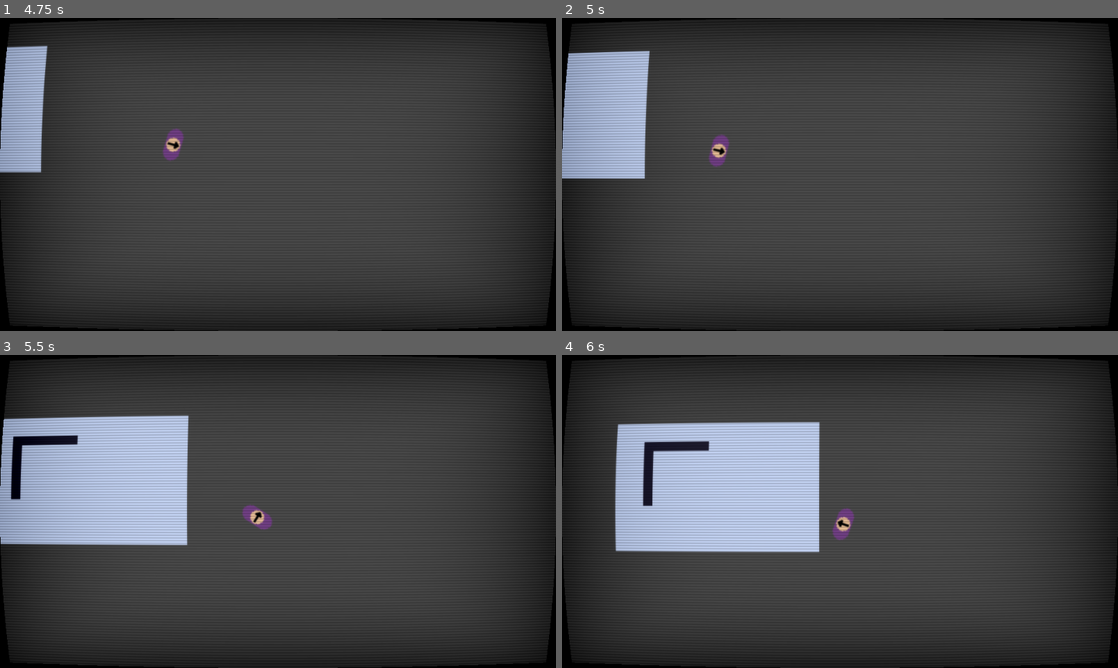
Above: before the commit, frames 1-4 (two rows, left to right).
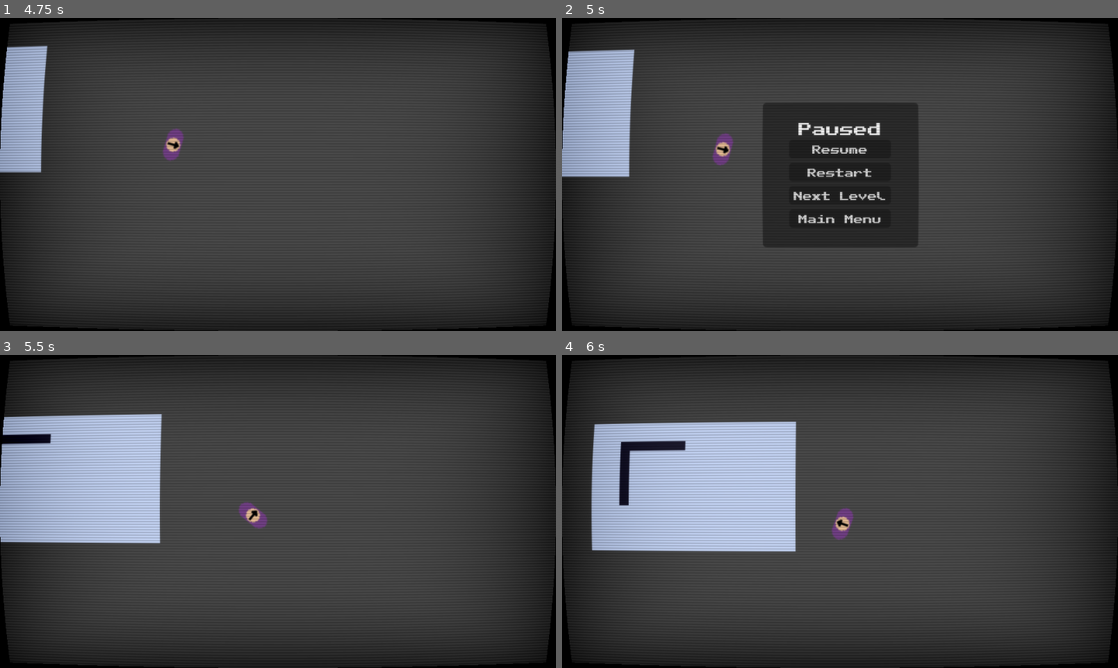
Above: after the commit, the same moments.

Repository: callumrann/gmtk-jam
Game: Godot game, scene res://scenes/main.tscn
Same seed, same stepped clock (60 frames per second), same inputs: the game is played once before the commit and once after it. Sound files missing from this copy of the repository are replaced by a short silence.
Inputs (mouse positions are in pixels of both pictures, inside the frame that each line leads up to):
- Up to frame 1 (4.75 s): click "Continue" at 0.5 s; move the mouse to (400, 158) at 1.27 s; hold D (move_right) 1.28-2.03 s; move the mouse to (166, 190) at 2.02 s; hold S (move_down) 2.03-2.78 s; move the mouse to (333, 105) at 2.77 s; hold D (move_right) 2.78-3.53 s; move the mouse to (250, 237) at 3.52 s; hold W (move_up) 3.53-4.28 s; move the mouse to (444, 221) at 4.27 s; hold A (move_left) from 4.28 s (still down)
- Up to frame 2 (5 s): keep holding A (move_left); tap Escape (pause) at 4.9 s
- Up to frame 3 (5.5 s): release A (move_left) at 5 s; click (278, 486) at 5 s, where only the run after the commit has a clickable "Resume"
- Up to frame 4 (6 s): move the mouse to (673, 464) at 5.77 s; hold A (move_left) from 5.78 s (still down)

Frame 1 is identical in both runs. In frame 2, 14% of the frame differs, in the area x 0-65%, y 10-74%; in frame 3, 3.4%; in frame 4, 4.9%.

Commit message:
feat: add pause menu with functioning buttons (besides restart)

Diff:
--- a/scenes/levels/levels_loader.tscn
+++ b/scenes/levels/levels_loader.tscn
@@ -1,8 +1,12 @@
 [gd_scene format=3 uid="uid://by0fqjhloenay"]
 
 [ext_resource type="Script" uid="uid://do5rw0ria2t3d" path="res://scripts/levels/levels_loader.gd" id="1_4vcrw"]
+[ext_resource type="Theme" uid="uid://ck2dij0t8alec" path="res://assets/themes/main.tres" id="2_vmewy"]
+
+[sub_resource type="Theme" id="Theme_bj081"]
 
 [node name="LevelsLoader" type="Node2D" unique_id=2094749137]
+process_mode = 3
 script = ExtResource("1_4vcrw")
 
 [node name="UI" type="Node2D" parent="." unique_id=2017187425]
@@ -14,5 +18,67 @@
 [node name="LevelCompleteMenu" type="CanvasLayer" parent="UI" unique_id=1837822900]
 
 [node name="PauseMenu" type="CanvasLayer" parent="UI" unique_id=1422244254]
+visible = false
+
+[node name="Control" type="Control" parent="UI/PauseMenu" unique_id=1976877116]
+layout_mode = 3
+anchors_preset = 15
+anchor_right = 1.0
+anchor_bottom = 1.0
+grow_horizontal = 2
+grow_vertical = 2
+
+[node name="PanelContainer" type="PanelContainer" parent="UI/PauseMenu/Control" unique_id=1909420252]
+layout_mode = 1
+anchors_preset = 8
+anchor_left = 0.5
+anchor_top = 0.5
+anchor_right = 0.5
+anchor_bottom = 0.5
+offset_left = -67.5
+offset_top = -62.5
+offset_right = 67.5
+offset_bottom = 62.5
+grow_horizontal = 2
+grow_vertical = 2
+
+[node name="VBoxContainer" type="VBoxContainer" parent="UI/PauseMenu/Control/PanelContainer" unique_id=382634211]
+layout_mode = 2
+size_flags_horizontal = 4
+size_flags_vertical = 4
+theme = SubResource("Theme_bj081")
+alignment = 1
+
+[node name="Paused" type="Label" parent="UI/PauseMenu/Control/PanelContainer/VBoxContainer" unique_id=1671768171]
+layout_mode = 2
+theme = ExtResource("2_vmewy")
+text = "Paused"
+horizontal_alignment = 1
+
+[node name="Resume" type="Button" parent="UI/PauseMenu/Control/PanelContainer/VBoxContainer" unique_id=949905481 groups=["Button"]]
+layout_mode = 2
+theme = ExtResource("2_vmewy")
+text = "Resume"
+
+[node name="Restart" type="Button" parent="UI/PauseMenu/Control/PanelContainer/VBoxContainer" unique_id=1946397870 groups=["Button"]]
+layout_mode = 2
+theme = ExtResource("2_vmewy")
+text = "Restart"
+
+[node name="NextLevel" type="Button" parent="UI/PauseMenu/Control/PanelContainer/VBoxContainer" unique_id=1033192015 groups=["Button"]]
+layout_mode = 2
+theme = ExtResource("2_vmewy")
+text = "Next Level"
+
+[node name="MainMenu" type="Button" parent="UI/PauseMenu/Control/PanelContainer/VBoxContainer" unique_id=1220068813 groups=["Button"]]
+layout_mode = 2
+theme = ExtResource("2_vmewy")
+text = "Main Menu"
 
 [node name="LevelContainer" type="Node2D" parent="." unique_id=277064604]
+process_mode = 1
+
+[connection signal="pressed" from="UI/PauseMenu/Control/PanelContainer/VBoxContainer/Resume" to="." method="_on_resume_pressed"]
+[connection signal="pressed" from="UI/PauseMenu/Control/PanelContainer/VBoxContainer/Restart" to="." method="_on_restart_pressed"]
+[connection signal="pressed" from="UI/PauseMenu/Control/PanelContainer/VBoxContainer/NextLevel" to="." method="_on_next_level_pressed"]
+[connection signal="pressed" from="UI/PauseMenu/Control/PanelContainer/VBoxContainer/MainMenu" to="." method="_on_main_menu_pressed"]
--- a/scenes/main.tscn
+++ b/scenes/main.tscn
@@ -11,6 +11,7 @@
 center_offset = Vector3(480, 270, 0)
 
 [node name="Main" type="Node2D" unique_id=485929088]
+process_mode = 3
 script = ExtResource("1_o5qli")
 
 [node name="SubViewportContainer" type="SubViewportContainer" parent="." unique_id=1199087407]
--- a/scripts/levels/levels_loader.gd
+++ b/scripts/levels/levels_loader.gd
@@ -1,4 +1,8 @@
 extends Node2D
+
+'''
+====== Level Loading ======
+'''
 
 @onready var level_container: Node2D = $"LevelContainer"
 
@@ -23,3 +27,39 @@
 
 	var new_level = load(levels[level- 1]).instantiate()
 	level_container.add_child(new_level)
+
+'''
+====== Pause Screen ======
+'''
+
+@onready var pause_menu: CanvasLayer = $"UI/PauseMenu"
+
+func _unhandled_input(event: InputEvent) -> void:
+	if event.is_action_pressed("pause"):
+		_toggle_pause()
+
+func _toggle_pause():
+	pause_menu.visible = !pause_menu.visible
+	get_tree().paused = pause_menu.visible
+
+	if pause_menu.visible:
+		AudioManager.play_sfx("pause_in", -15)
+	else:
+		AudioManager.play_sfx("pause_out", -15)
+
+func _on_resume_pressed() -> void:
+	_toggle_pause()
+
+func _on_restart_pressed() -> void:
+	#LevelManager.player_died()
+	_toggle_pause()
+
+func _on_next_level_pressed() -> void:
+	LevelManager.current_level += 1
+	load_level(LevelManager.current_level)
+	_toggle_pause()
+
+func _on_main_menu_pressed() -> void:
+	get_tree().paused = false
+	AudioManager.play_music("menu", -10)
+	SceneManager.show_scene("res://scenes/menus/main_menu.tscn")
